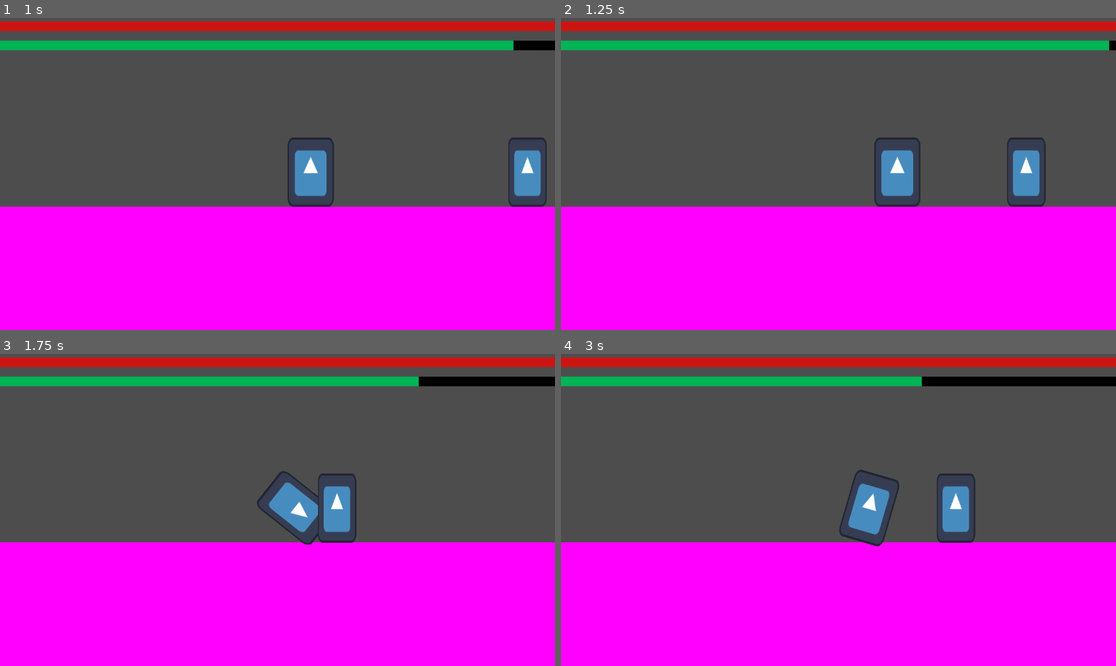
Above: before the commit, frames 1-4 (two rows, left to right).
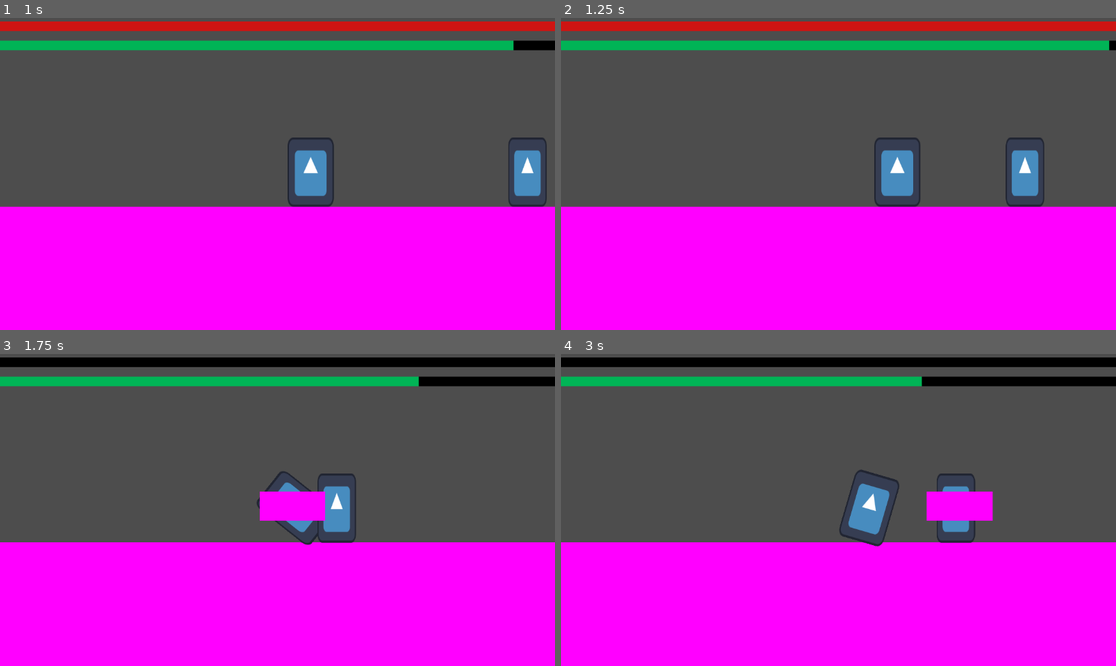
Above: after the commit, the same moments.

Repository: CodeScratcher/soulslike
Game: Godot game, scene res://Levels/test_scene.tscn
Two runs of this game, one before a commit and one after it. Both use one fixed random seed, a clock stepped at 60 frames per second and the inputs below. The engine's default icon, where the game draws it, is replaced by a stand-in: a white triangle on a blue panel in a dark square.
Inputs (mouse positions are in pixels of both pictures, inside the frame that each line leads up to):
- Up to frame 1 (1 s): move the mouse to (399, 158) at 0.52 s; hold D (right) from 0.53 s (still down); click (399, 158) at 0.6 s; tap W (jump) at 0.77 s
- Up to frame 2 (1.25 s): keep holding D (right)
- Up to frame 3 (1.75 s): keep holding D (right); move the mouse to (166, 525) at 1.27 s; tap Space (roll) at 1.35 s; tap W (jump) at 1.52 s
- Up to frame 4 (3 s): move the mouse to (894, 441) at 2.02 s; release D (right) at 2.03 s; hold A (left) 2.03-2.78 s; click (894, 441) at 2.1 s; move the mouse to (810, 572) at 2.77 s; hold D (right) from 2.78 s (still down); tap Space (roll) at 2.85 s

Frame 1 is identical in both runs. In frame 2, 0.3% of the frame differs, in the area x 80-88%, y 38-61%; in frame 3, 4.3%, in the area x 0-100%, y 1-62%; in frame 4, 4.2%.

Commit message:
Made enemy attack
Animation + player detect

Diff:
--- a/Objects/test_enemy.tscn
+++ b/Objects/test_enemy.tscn
@@ -16,7 +16,7 @@
 size = Vector2(40, 72)
 
 [sub_resource type="CircleShape2D" id="CircleShape2D_3tact"]
-radius = 196.01
+radius = 204.01
 
 [sub_resource type="Animation" id="Animation_36tgk"]
 resource_name = "attack"
@@ -51,10 +51,10 @@
 tracks/2/interp = 1
 tracks/2/loop_wrap = true
 tracks/2/keys = {
-"times": PackedFloat32Array(0.2, 0.4, 0.7, 1),
+"times": PackedFloat32Array(0.1, 0.4, 0.7, 1),
 "transitions": PackedFloat32Array(1, 1, 1, 1),
 "update": 0,
-"values": [Vector2(0, 0), Vector2(-10, 0), Vector2(-10, 0), Vector2(0, 0)]
+"values": [Vector2(0, 0), Vector2(-50, 0), Vector2(-10, 0), Vector2(0, 0)]
 }
 
 [sub_resource type="AnimationLibrary" id="AnimationLibrary_p3w34"]
@@ -66,6 +66,9 @@
 
 [sub_resource type="RectangleShape2D" id="RectangleShape2D_8mevr"]
 size = Vector2(68.25, 31)
+
+[sub_resource type="RectangleShape2D" id="RectangleShape2D_70ng5"]
+size = Vector2(64, 56)
 
 [node name="TestEnemy" type="CharacterBody2D"]
 collision_layer = 4
@@ -111,6 +114,7 @@
 
 [node name="Hitbox" type="Area2D" parent="."]
 visible = false
+collision_layer = 2
 
 [node name="Sprite2D" type="Sprite2D" parent="Hitbox"]
 position = Vector2(23.9844, 32)
@@ -122,6 +126,14 @@
 shape = SubResource("RectangleShape2D_8mevr")
 disabled = true
 
+[node name="AttackArea" type="Area2D" parent="."]
+collision_mask = 9
+
+[node name="CollisionShape2D" type="CollisionShape2D" parent="AttackArea"]
+position = Vector2(-32, 36)
+shape = SubResource("RectangleShape2D_70ng5")
+
 [connection signal="area_entered" from="Hurtbox" to="." method="enemy_bonked"]
 [connection signal="body_entered" from="DetectRadius" to="." method="_on_detect_radius_body_entered"]
 [connection signal="body_exited" from="DetectRadius" to="." method="_on_detect_radius_body_exited"]
+[connection signal="body_entered" from="AttackArea" to="." method="_on_attack_area_body_entered"]
--- a/Scripts/test_enemy.gd
+++ b/Scripts/test_enemy.gd
@@ -32,3 +32,9 @@
 func _on_detect_radius_body_exited(body):
 	if body.is_in_group("player"):
 		target = null
+
+
+
+func _on_attack_area_body_entered(body):
+	if body.is_in_group("player"):
+		$AnimationPlayer.play("attack")
Not shown: 1 places in Objects/test_enemy.tscn that only renumber resources
